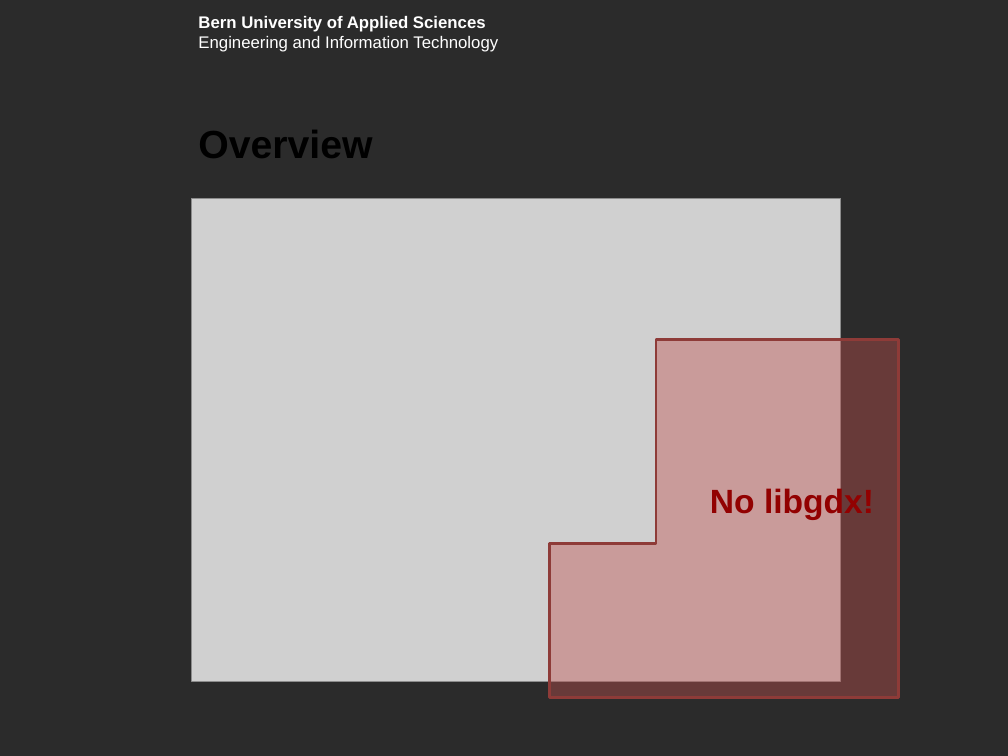
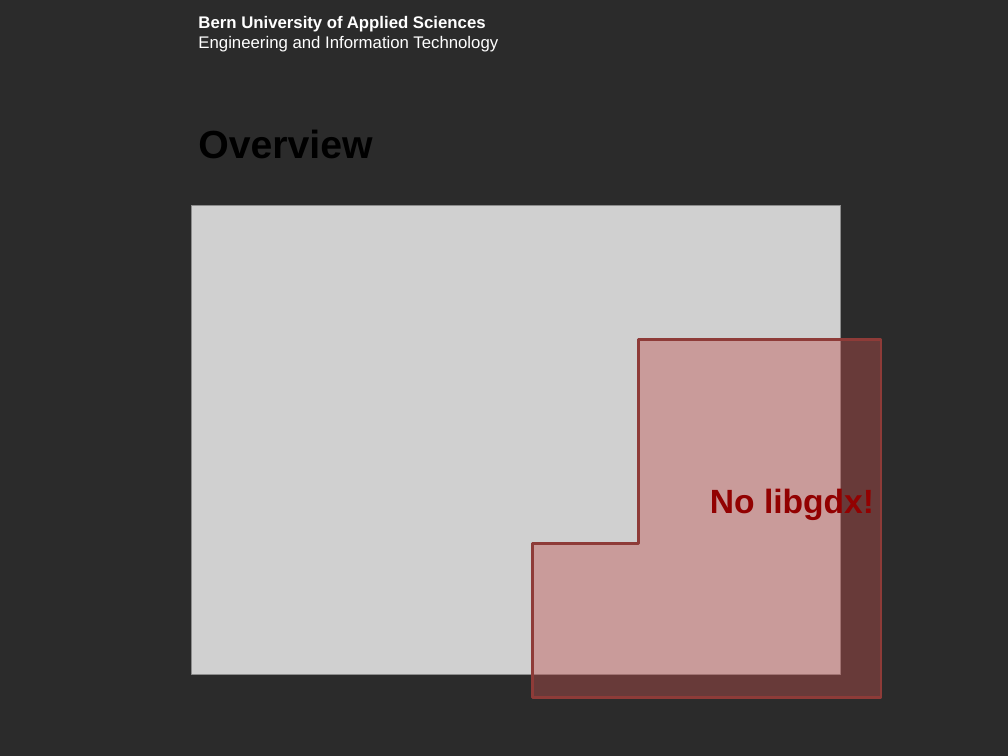
Before and after one commit to boskoop/comet-pinball, a slide deck: slide 10 of doc/presentation/presentation.pptx. Drawn at 1008x756 pixels with LibreOffice and Linux fonts; fonts in the diff are those of the drawing; grey boxes stand for pictures; background and template pictures are left out; a plain dark background stands for a picture behind light text. Boxes give left, top, right and bottom in pixels: in the first picture for what was removed or moved away, otherwise in the second. Text is boxed around its words. In the diff, an @@ line names an element or a change of style, - is before the commit and + after.

```diff
--- a/doc/presentation/presentation.pptx
+++ b/doc/presentation/presentation.pptx
@@ picture resized from (x1=192, y1=199, x2=841, y2=681) to (x1=192, y1=206, x2=841, y2=674) @@
@@ corner moved from (x1=549, y1=339, x2=898, y2=698) to (x1=532, y1=339, x2=881, y2=698) @@
```
Also in this commit, not shown: 8 other slides changed, 4 other files.
